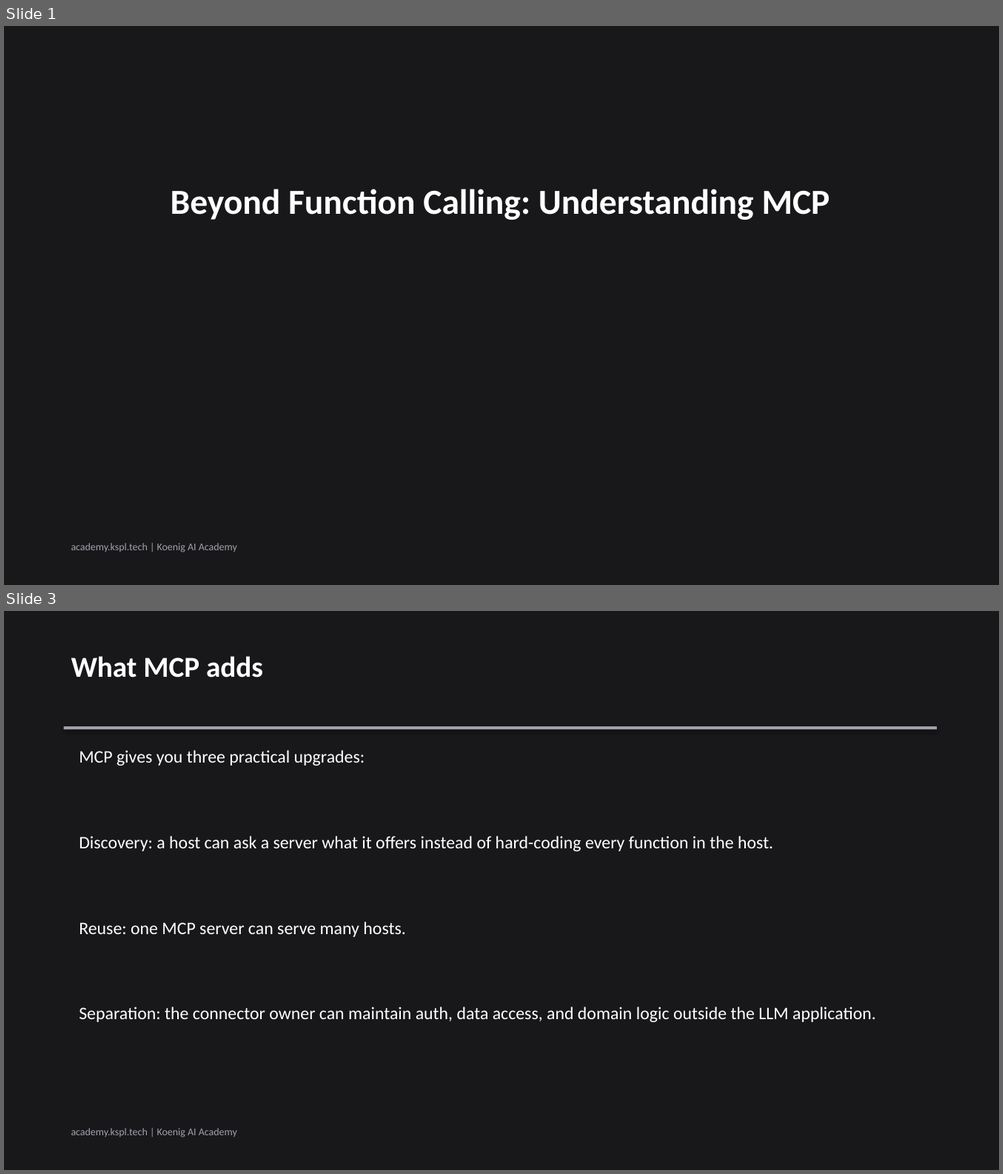
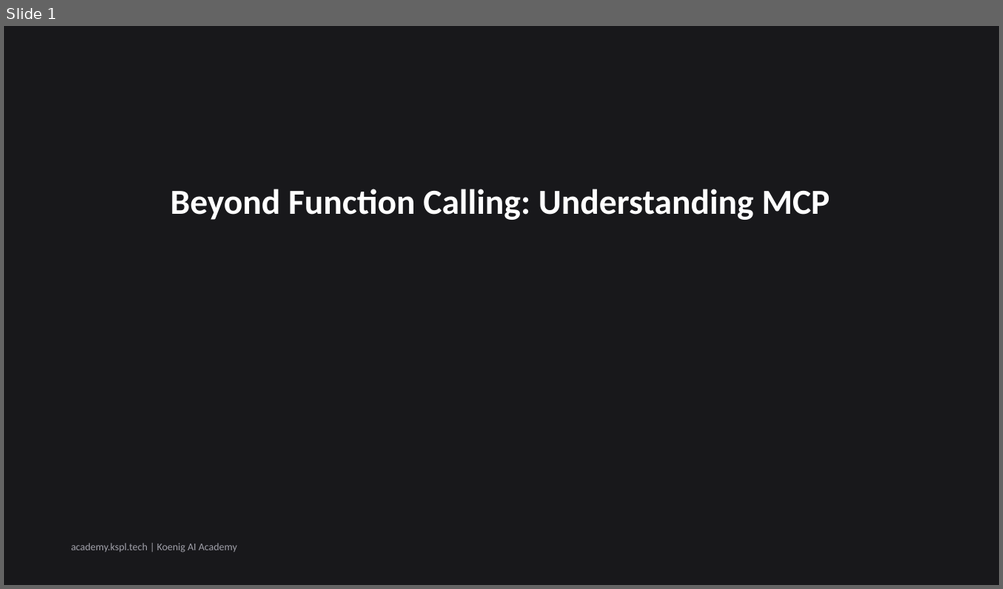
Before and after one commit to Koenig-Solutions-Private-Limited/koenig-ai-org, a slide deck: vault/courses/claude-tool-use-from-zero/ch02-slides.pptx. Shown one above the other, each under a label of ours: slides 1 and 3 before the commit, slide 1 after it; the slides between them are not shown. The pictures are 1003x1174 and 1003x589 pixels, drawn with LibreOffice and Linux fonts; fonts in the diff are those of the drawing. Boxes give left, top, right and bottom in pixels: in the first picture for what was removed or moved away, otherwise in the second. Text is boxed around its words. In the diff, an @@ line names an element or a change of style, - is before the commit and + after.

```diff
--- a/vault/courses/claude-tool-use-from-zero/ch02-slides.pptx
+++ b/vault/courses/claude-tool-use-from-zero/ch02-slides.pptx
@@ slide 3 removed at bbox=[4, 611, 999, 1170], background #18181B @@
@@ text removed at bbox=[71, 656, 263, 678] @@
-What MCP adds
@@ rectangle removed at bbox=[64, 726, 936, 729] @@
@@ text removed at bbox=[79, 750, 365, 766] @@
-MCP gives you three practical upgrades:
@@ text removed at bbox=[79, 836, 773, 851] @@
-Discovery: a host can ask a server what it offers instead of hard-coding every function in the host.
@@ text removed at bbox=[79, 922, 405, 937] @@
-Reuse: one MCP server can serve many hosts.
@@ text removed at bbox=[79, 1007, 876, 1022] @@
-Separation: the connector owner can maintain auth, data access, and domain logic outside the LLM application.
@@ text removed at bbox=[71, 1128, 237, 1138] @@
-academy.kspl.tech | Koenig AI Academy
```
Also in this commit, not shown: 3 slides changed, 3 slides added, 2 other slides removed.
